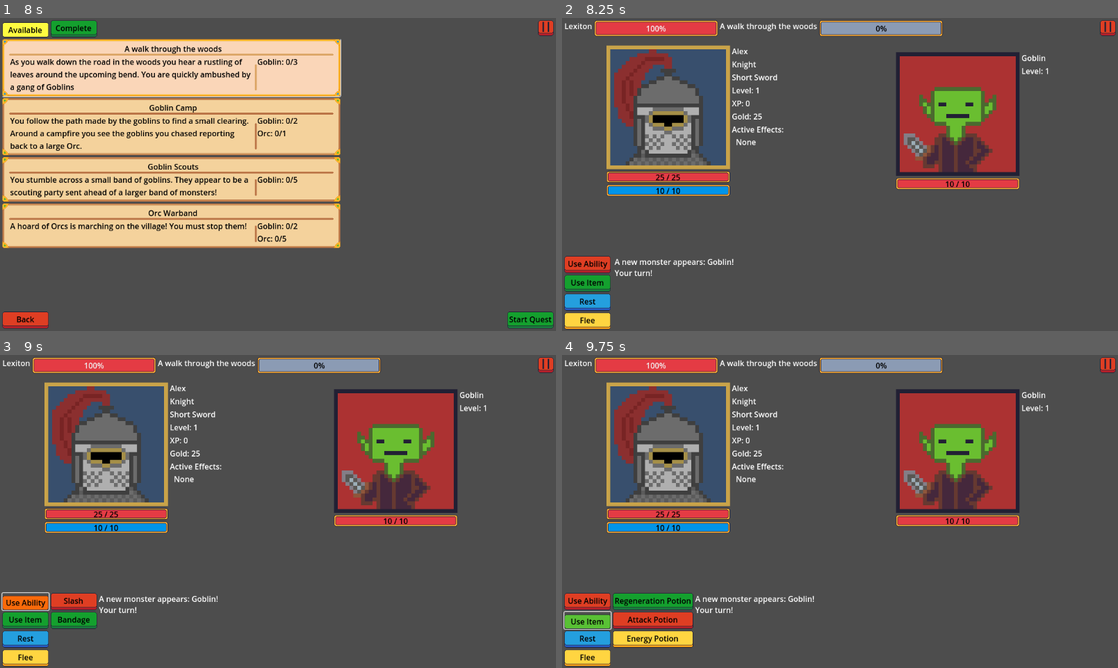
Above: before the commit, frames 1-4 (two rows, left to right).
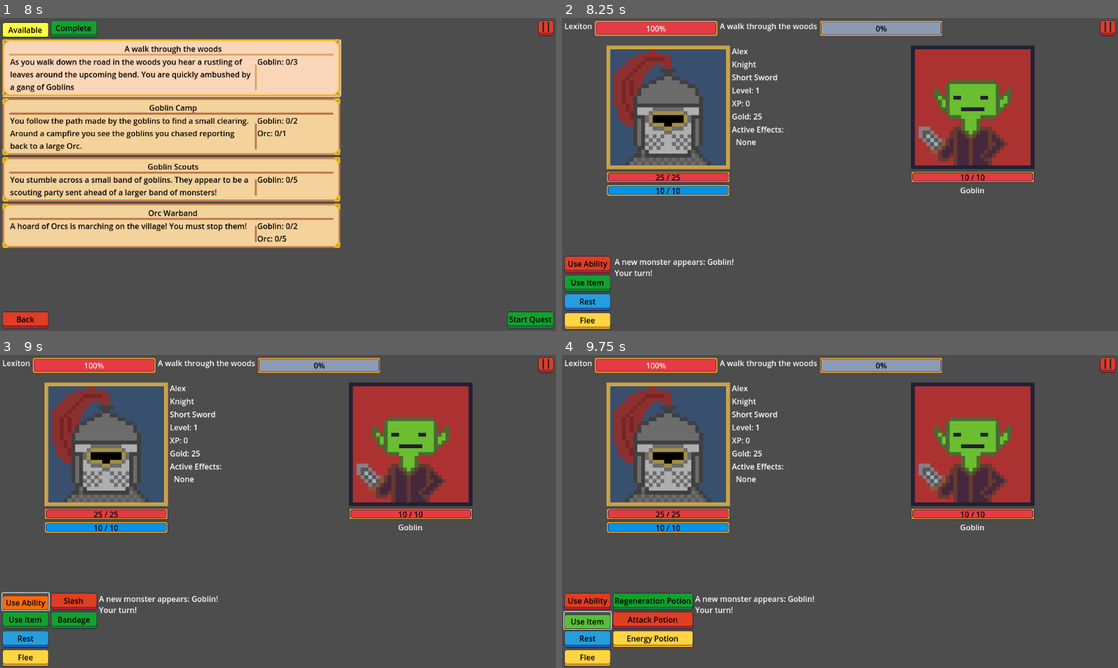
Above: after the commit, the same moments.

Repository: navtges3/PixelValley
Game: Godot game, scene res://scenes/ui/screens/main_menu_screen.tscn
Same seed, same stepped clock (60 frames per second), same inputs: the game is played once before the commit and once after it.
Inputs (mouse positions are in pixels of both pictures, inside the frame that each line leads up to):
- Up to frame 1 (8 s): click "New Game" at 0.5 s; click (311, 221) at 1.27 s; type "Alex" at 1.35 s; click (211, 149) at 2.02 s; click "Create Hero" at 2.75 s; click "Empty Slot 1" at 3.5 s; click "Quests" at 4.25 s; click "Available" at 5 s; click "Complete" at 5.75 s; click "Available" at 6.5 s; click (172, 68) at 7.25 s
- Up to frame 2 (8.25 s): click "Start Quest" at 8 s
- Up to frame 3 (9 s): click "Use Ability" at 8.75 s
- Up to frame 4 (9.75 s): click "Use Item" at 9.5 s

Frame 1 is identical in both runs. In frame 2, 7.6% of the frame differs, in the area x 60-88%, y 8-56%; in frame 3, 7.6%; in frame 4, 7.6%.

Commit message:
Monster Rework
Adjusted monsters to not scale with hero level and used statically set stats

Diff:
--- a/resources/monsters/goblin.tres
+++ b/resources/monsters/goblin.tres
@@ -6,8 +6,9 @@
 [resource]
 script = ExtResource("1_a5h8a")
 name = "Goblin"
-base_hp = 10
-base_attack = 3
-base_gold = 5
+max_hp = 10
+current_hp = 10
+attack = 3
+gold = 10
 portrait = ExtResource("1_dekqg")
 metadata/_custom_type_script = "uid://bd6ohffno5w7r"
--- a/resources/monsters/ogre.tres
+++ b/resources/monsters/ogre.tres
@@ -6,8 +6,9 @@
 [resource]
 script = ExtResource("1_frc05")
 name = "Ogre"
-base_hp = 25
-base_attack = 6
-base_gold = 20
+max_hp = 30
+current_hp = 30
+attack = 10
+gold = 50
 portrait = ExtResource("1_x6w26")
 metadata/_custom_type_script = "uid://bd6ohffno5w7r"
--- a/resources/monsters/orc.tres
+++ b/resources/monsters/orc.tres
@@ -6,8 +6,9 @@
 [resource]
 script = ExtResource("1_wfseu")
 name = "Orc"
-base_hp = 18
-base_attack = 4
-base_gold = 10
+max_hp = 18
+current_hp = 18
+attack = 5
+gold = 20
 portrait = ExtResource("1_0ed2k")
 metadata/_custom_type_script = "uid://bd6ohffno5w7r"
--- a/scenes/ui/components/monster_ui.tscn
+++ b/scenes/ui/components/monster_ui.tscn
@@ -4,27 +4,24 @@
 [ext_resource type="Script" uid="uid://cbwqwryr8jmjh" path="res://scripts/ui/components/monster_ui.gd" id="1_r2qmi"]
 [ext_resource type="Theme" uid="uid://c1ucxbcu36trs" path="res://assets/progress_bars/health_bar.tres" id="2_smdef"]
 
-[node name="MonsterUI" type="HBoxContainer"]
-offset_right = 297.0
-offset_bottom = 104.0
+[node name="MonsterUI" type="VBoxContainer"]
+offset_right = 256.0
+offset_bottom = 311.0
 script = ExtResource("1_r2qmi")
 
-[node name="Visual" type="VBoxContainer" parent="."]
-layout_mode = 2
-
-[node name="Picture" type="TextureRect" parent="Visual"]
+[node name="Picture" type="TextureRect" parent="."]
 custom_minimum_size = Vector2(256, 256)
 layout_mode = 2
 texture = ExtResource("1_5jiu2")
 
-[node name="HealthBar" type="ProgressBar" parent="Visual"]
+[node name="HealthBar" type="ProgressBar" parent="."]
 custom_minimum_size = Vector2(256, 24)
 layout_mode = 2
 theme = ExtResource("2_smdef")
 value = 75.0
 show_percentage = false
 
-[node name="HealthLabel" type="Label" parent="Visual/HealthBar"]
+[node name="HealthLabel" type="Label" parent="HealthBar"]
 layout_mode = 1
 anchors_preset = 8
 anchor_left = 0.5
@@ -40,13 +37,7 @@
 theme_override_colors/font_color = Color(0, 0, 0, 1)
 text = "75/100"
 
-[node name="Stats" type="VBoxContainer" parent="."]
+[node name="NameLabel" type="Label" parent="."]
 layout_mode = 2
-
-[node name="NameLabel" type="Label" parent="Stats"]
-layout_mode = 2
-text = "Name"
-
-[node name="LevelLabel" type="Label" parent="Stats"]
-layout_mode = 2
-text = "Level: 1"
+text = "Monster"
+horizontal_alignment = 1
--- a/scripts/characters/monster.gd
+++ b/scripts/characters/monster.gd
@@ -2,20 +2,11 @@
 class_name Monster
 
 @export var name: String
-@export var base_hp: int
-@export var base_attack: int
-@export var base_gold: int
+@export var max_hp: int
+@export var current_hp: int
+@export var attack: int
+@export var gold: int
 @export var portrait: Texture2D = null
-var level := 1
-var max_hp: int
-var current_hp: int
-
-func set_level(new_level: int) -> void:
-	if new_level < 1:
-		new_level = 1
-	self.level = new_level
-	self.max_hp = level * base_hp
-	self.current_hp = self.max_hp
 
 func take_damage(amount: int) -> void:
 	current_hp = max(current_hp - amount, 0)
@@ -23,18 +14,12 @@
 func heal(amount: int) -> void:
 	current_hp = min(current_hp + amount, max_hp)
 
-func get_attack_damage() -> int:
-	return int(base_attack * level)
-
 func is_alive() -> bool:
 	return current_hp > 0
-
-func get_gold_reward() -> int:
-	return int(base_gold * level)
 
 func calculate_experience() -> int:
 	var health_weight := 0.5
 	var attack_weight := 0.75
 	var health_exp := int(current_hp * health_weight)
-	var attack_exp := int(get_attack_damage() * attack_weight)
-	return (health_exp + attack_exp) * level
+	var attack_exp := int(attack * attack_weight)
+	return (health_exp + attack_exp)
--- a/scripts/systems/battle_manager.gd
+++ b/scripts/systems/battle_manager.gd
@@ -73,7 +73,7 @@
 	else:
 		var experience = monster.calculate_experience()
 		emit_signal("battle_log_updated", "You defeated %s! You gain %d experience." % [monster.name, experience])
-		hero.gold += monster.get_gold_reward()
+		hero.gold += monster.gold
 		hero.gain_experience(experience)
 		emit_signal("hero_updated", hero)
 
@@ -86,7 +86,6 @@
 	var quest_monster = current_quest.get_monster()
 	if quest_monster:
 		monster = quest_monster.duplicate(true)
-		monster.set_level(hero.level)
 		emit_signal("new_monster", monster)
 		emit_signal("battle_log_updated", "A new monster appears: %s!" % quest_monster.name)
 		emit_signal("monster_updated", monster)
@@ -96,7 +95,7 @@
 
 func enemy_turn() -> void:
 	emit_signal("battle_log_updated", "Enemy turn...")
-	var damage = monster.get_attack_damage()
+	var damage = monster.attack
 	hero.take_damage(damage)
 	emit_signal("battle_log_updated", "%s took %d damage" % [hero.hero_name, damage])
 	emit_signal("hero_updated", hero)
--- a/scripts/ui/components/monster_ui.gd
+++ b/scripts/ui/components/monster_ui.gd
@@ -1,11 +1,10 @@
-extends HBoxContainer
+extends VBoxContainer
 class_name MonsterUI
 
-@onready var picture = $Visual/Picture
-@onready var health_bar = $Visual/HealthBar
-@onready var health_label = $Visual/HealthBar/HealthLabel
-@onready var name_label = $Stats/NameLabel
-@onready var level_label = $Stats/LevelLabel
+@onready var picture: TextureRect = $Picture
+@onready var health_bar: ProgressBar = $HealthBar
+@onready var health_label: Label = $HealthBar/HealthLabel
+@onready var name_label: Label = $NameLabel
 
 var monster: Monster
 
@@ -16,7 +15,6 @@
 func refresh() -> void:
 	picture.texture = monster.portrait
 	name_label.text = monster.name
-	level_label.text = "Level: " + str(monster.level)
 	update_health_bar()
 
 func update_health_bar():
